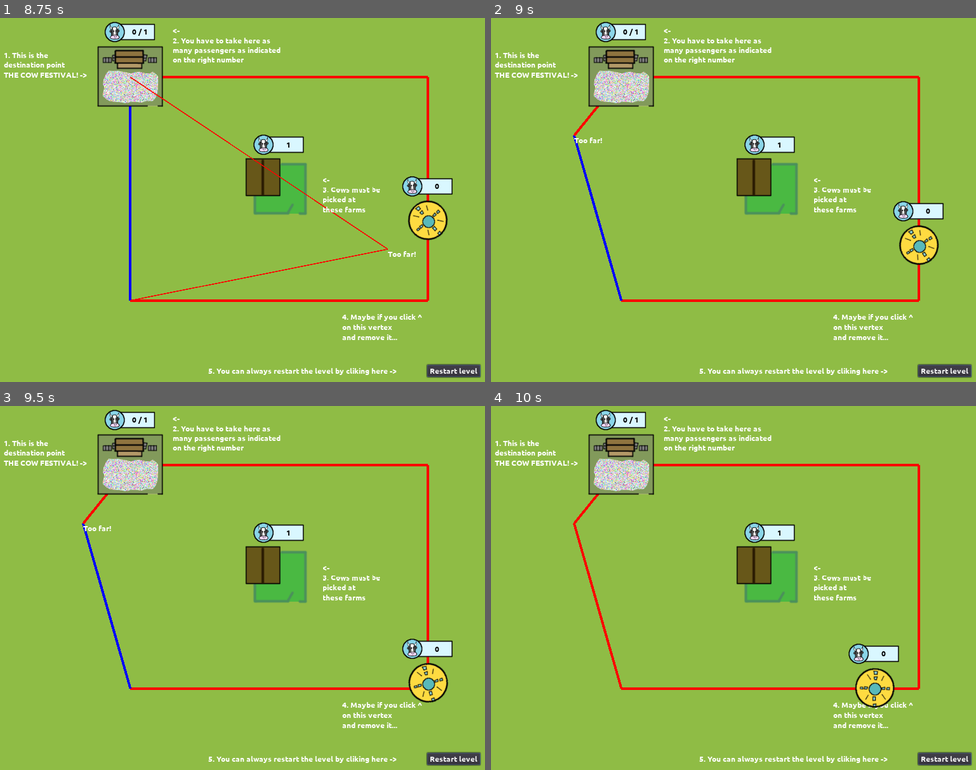
Above: before the commit, frames 1-4 (two rows, left to right).
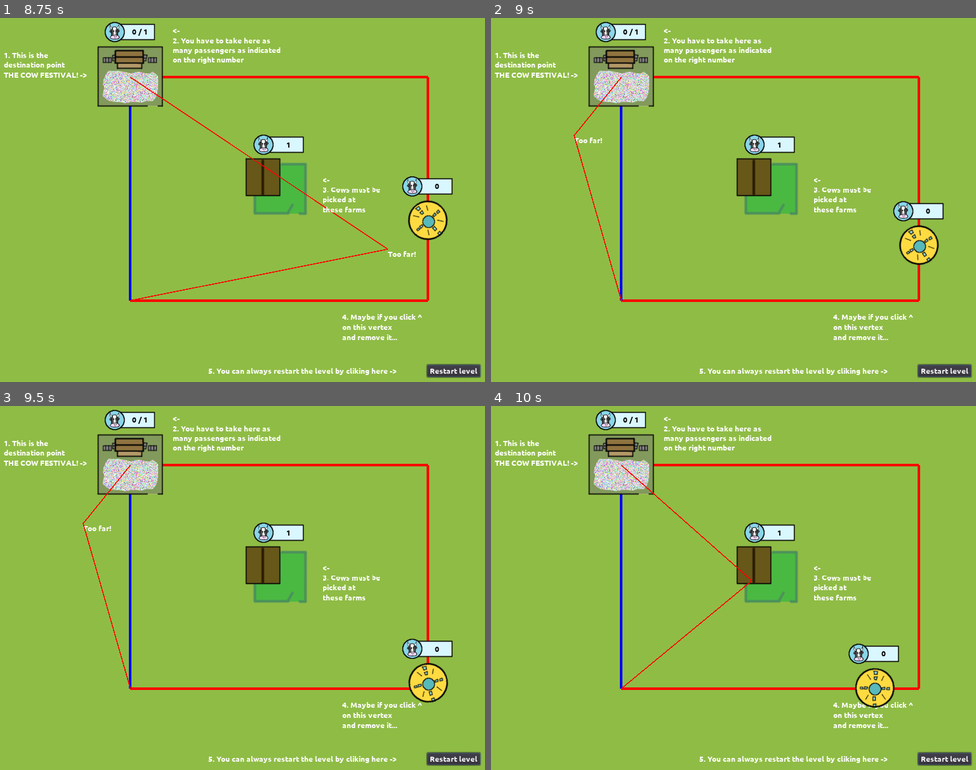
Above: after the commit, the same moments.

Repository: moisesjbc/ufo-taxi
Game: Godot game, scene res://menus/main_menu/main_menu.tscn
Two runs of this game, one before a commit and one after it. Both use one fixed random seed, a clock stepped at 60 frames per second and the inputs below.
Inputs (mouse positions are in pixels of both pictures, inside the frame that each line leads up to):
- Up to frame 1 (8.75 s): click "Credits" at 0.5 s; click "Return to main menu" at 1.25 s; click "Start game" at 2 s; click "Restart level" at 2.75 s; click "Restart level" at 3.5 s; click "Restart level" at 4.25 s; move the mouse to (349, 174) at 5.02 s; click (349, 174) at 5.17 s; move the mouse to (135, 210) at 5.77 s; click (135, 210) at 5.92 s; move the mouse to (286, 109) at 6.52 s; click (286, 109) at 6.67 s; move the mouse to (208, 269) at 7.27 s; click (208, 269) at 7.42 s; move the mouse to (388, 250) at 8.02 s; click (388, 250) at 8.17 s
- Up to frame 2 (9 s): move the mouse to (573, 134) at 8.77 s; click (573, 134) at 8.92 s
- Up to frame 3 (9.5 s): no input
- Up to frame 4 (10 s): move the mouse to (752, 580) at 9.52 s; click (752, 580) at 9.67 s

Frame 1 is identical in both runs. In frame 2, 0.6% of the frame differs, in the area x 16-28%, y 16-78%; in frame 3, 0.6%; in frame 4, 0.8%, in the area x 16-54%, y 16-78%.

Commit message:
Added level 2

Diff:
--- /dev/null
+++ b/godot-project/gameplay/main/levels/2.gd
@@ -0,0 +1,17 @@
+extends Node2D
+
+var railtrack_nodes = [
+	# OK
+	Vector2(500, 150),
+	Vector2(800, 200),
+	Vector2(900, 400),
+	Vector2(800, 600),
+	Vector2(500, 700),
+	Vector2(200, 600),
+	Vector2(100, 400),
+	Vector2(200, 200)
+]
+
+var pickup_area_positions = [
+	Vector2(500, 470)
+]
--- a/godot-project/gameplay/main/main.tscn
+++ b/godot-project/gameplay/main/main.tscn
@@ -8,6 +8,7 @@
 [ext_resource path="res://gameplay/destination_area/destination_area.tscn" type="PackedScene" id=6]
 [ext_resource path="res://menus/level_win_menu/level_win_menu.tscn" type="PackedScene" id=7]
 [ext_resource path="res://gameplay/main/levels/1.gd" type="Script" id=8]
+[ext_resource path="res://gameplay/main/levels/2.gd" type="Script" id=9]
 
 [node name="main" type="Node2D"]
 script = ExtResource( 1 )
@@ -84,6 +85,7 @@
 }
 
 [node name="5" type="RichTextLabel" parent="levels/0"]
+visible = false
 margin_left = 457.0
 margin_top = 732.0
 margin_right = 858.0
@@ -133,6 +135,9 @@
 "_edit_use_anchors_": false
 }
 
+[node name="2" type="Node2D" parent="levels"]
+script = ExtResource( 9 )
+
 [node name="pickup_areas" type="Node2D" parent="."]
 
 [node name="gui" type="Node" parent="."]
--- a/godot-project/gameplay/railtrack/states/edge_selected.gd
+++ b/godot-project/gameplay/railtrack/states/edge_selected.gd
@@ -6,7 +6,7 @@
 var dst_position = null
 var middle_point = null
 var event_mouse_position = null
-var max_distance = 200
+var max_distance = 100
 var distance_to_middle_point = 0
 
 
--- a/godot-project/menus/credits_menu/credits_menu.tscn
+++ b/godot-project/menus/credits_menu/credits_menu.tscn
@@ -40,7 +40,7 @@
 margin_left = 20.0
 margin_top = 20.0
 margin_right = 780.0
-margin_bottom = 662.0
+margin_bottom = 580.0
 __meta__ = {
 "_edit_use_anchors_": false
 }
@@ -58,7 +58,7 @@
 [node name="body" type="RichTextLabel" parent="container/panel/margin_container/vbox_container"]
 margin_top = 18.0
 margin_right = 760.0
-margin_bottom = 618.0
+margin_bottom = 536.0
 size_flags_vertical = 3
 bbcode_enabled = true
 bbcode_text = "[center]
@@ -95,9 +95,9 @@
 "
 
 [node name="return_button" type="Button" parent="container/panel/margin_container/vbox_container"]
-margin_top = 622.0
+margin_top = 540.0
 margin_right = 760.0
-margin_bottom = 642.0
+margin_bottom = 560.0
 text = "Return to main menu"
 [connection signal="meta_clicked" from="container/panel/margin_container/vbox_container/body" to="." method="_on_body_meta_clicked"]
 [connection signal="pressed" from="container/panel/margin_container/vbox_container/return_button" to="." method="_on_return_button_pressed"]
Not shown: 1 places in godot-project/gameplay/main/main.tscn that only renumber resources
